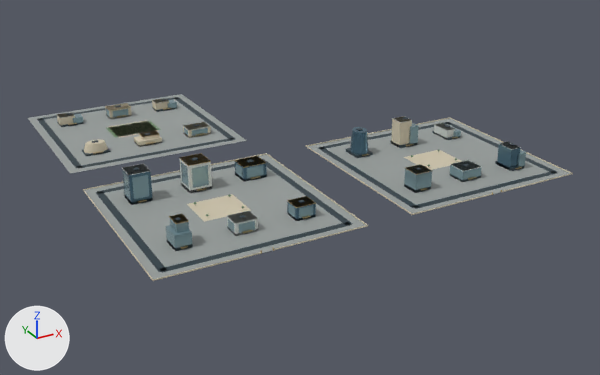
Two versions of the glTF model web/public/assets/3d/ampliworld/GC-CITY-2030/GC-TILE-11-13.glb, one commit apart.
Rendered twice from a 50 mm lens placed at (329.0, 686.0, 556.0), pointed at (1019.0, 1940.0, -71.0). Lighting does not change. The marker at lower left points along +X, +Y and +Z. The first picture is the older version. Where no turn or scale is listed for an object, it has been applied to the vertices. Vertices at exactly the same position are counted once.

The older version as bpy lines, for what is in view:
```python
ob_gc_tile_11_13_blue = bpy.data.objects.new('GC-TILE-11-13-blue', me_mesh_9)
ob_gc_tile_11_13_blue.location = (0.0, 0.0, 0.0)
ob_gc_tile_11_13_dark = bpy.data.objects.new('GC-TILE-11-13-dark', me_mesh_1)
ob_gc_tile_11_13_dark.location = (0.0, 0.0, 0.0)
ob_gc_tile_11_13_glass = bpy.data.objects.new('GC-TILE-11-13-glass', me_mesh_3)
ob_gc_tile_11_13_glass.location = (0.0, 0.0, 0.0)
ob_gc_tile_11_13_gold = bpy.data.objects.new('GC-TILE-11-13-gold', me_mesh_5)
ob_gc_tile_11_13_gold.location = (0.0, 0.0, 0.0)
ob_gc_tile_11_13_ivory = bpy.data.objects.new('GC-TILE-11-13-ivory', me_mesh_2)
ob_gc_tile_11_13_ivory.location = (0.0, 0.0, 0.0)
ob_gc_tile_11_13_paving = bpy.data.objects.new('GC-TILE-11-13-paving', me_mesh_0)
ob_gc_tile_11_13_paving.location = (0.0, 0.0, 0.0)
ob_gc_tile_11_13_white = bpy.data.objects.new('GC-TILE-11-13-white', me_mesh_4)
ob_gc_tile_11_13_white.location = (0.0, 0.0, 0.0)
```
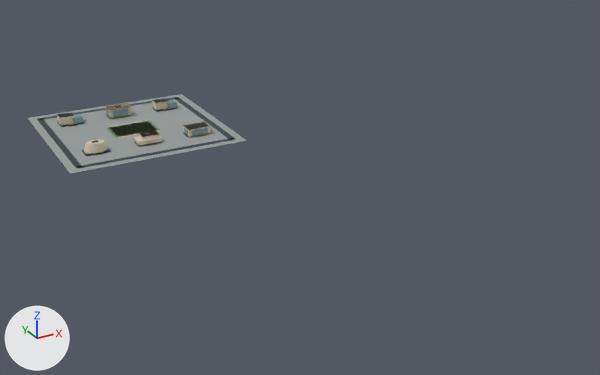
Boxes (x1, y1, x2, y2) around the edits, measured in the pictures (600 x 375 px):
'GC-TILE-11-13-paving', reshaped (60% narrower, 56% shorter): before (28, 94, 571, 279); after (28, 94, 247, 174)
'GC-TILE-11-13-dark', reshaped (62% narrower, 59% shorter): before (37, 97, 557, 273); after (37, 97, 235, 169)
'GC-TILE-11-13-ivory', reshaped (70% narrower, 70% shorter): before (57, 98, 573, 281); after (57, 98, 211, 153)
'GC-TILE-11-13-glass', reshaped (70% narrower, 75% shorter): before (73, 99, 526, 251); after (73, 99, 208, 136)
'GC-TILE-11-13-blue', deleted: before (122, 127, 520, 221)
'GC-TILE-11-13-white', reshaped: before (57, 98, 521, 236); after (57, 98, 211, 133)
'GC-TILE-11-13-gold', reshaped (70% narrower, 66% shorter): before (68, 103, 522, 254); after (68, 103, 205, 154)
part 1 of me_mesh_0, deleted: before (84, 154, 366, 279)
part 2 of me_mesh_0, deleted: before (307, 118, 571, 214)
part 3 of me_mesh_1, deleted: before (95, 117, 557, 273)
part 4 of me_mesh_2, deleted: before (83, 116, 573, 281)
part 5 of me_mesh_3, deleted: before (123, 123, 526, 251)
part 6 of me_mesh_4, deleted: before (122, 116, 521, 236)
part 7 of me_mesh_5, deleted: before (138, 137, 522, 254)

Patch to the scene script:
```diff
--- a/web/public/assets/3d/ampliworld/GC-CITY-2030/GC-TILE-11-13.glb.py
+++ b/web/public/assets/3d/ampliworld/GC-CITY-2030/GC-TILE-11-13.glb.py
@@ me_mesh_0 @@
-me_mesh_0.from_pydata(...)  # 24 vertices, 36 faces; spans x 621.0..1379.0, y 1621.0..2379.0, z 0.0
+me_mesh_0.from_pydata(...)  # 8 vertices, 12 faces; spans x 621.0..959.0, y 2041.0..2379.0, z 0.0
+# me_mesh_0 part 1: the loose piece of 8 vertices spanning x 621.0..959.0, y 1621.0..1959.0, z 0.0 is deleted
+# me_mesh_0 part 2: the loose piece of 8 vertices spanning x 1041.0..1379.0, y 1621.0..1959.0, z 0.0 is deleted
 me_mesh_0.materials.append(mat_paving)
@@ me_mesh_1 @@
-me_mesh_1.from_pydata(...)  # 384 vertices, 576 faces; spans x 636.0..1364.0, y 1636.0..2364.0, z 0.0..53.0
+me_mesh_1.from_pydata(...)  # 128 vertices, 192 faces; spans x 636.0..944.0, y 2056.0..2364.0, z 0.0..21.0
+# me_mesh_1 part 3: 32 loose pieces with 256 vertices, spanning x 636.0..1364.0, y 1636.0..1944.0, z 0.0..53.0, are deleted
 me_mesh_1.materials.append(mat_dark)
@@ me_mesh_2 @@
-me_mesh_2.from_pydata(...)  # 182 vertices, 280 faces; spans x 620.0..1380.0, y 1620.0..2316.0, z 0.0..50.0
+me_mesh_2.from_pydata(...)  # 78 vertices, 124 faces; spans x 668.0..912.0, y 2108.0..2316.0, z 0.0..20.0
+# me_mesh_2 part 4: 13 loose pieces with 104 vertices, spanning x 620.0..1380.0, y 1620.0..1960.0, z 0.0..50.0, are deleted
 me_mesh_2.materials.append(mat_ivory)
@@ me_mesh_3 @@
-me_mesh_3.from_pydata(...)  # 360 vertices, 540 faces; spans x 672.0..1325.0, y 1682.0..2317.0, z 0.0..46.0
+me_mesh_3.from_pydata(...)  # 80 vertices, 120 faces; spans x 693.0..913.0, y 2107.0..2317.0, z 0.0..17.0
+# me_mesh_3 part 5: 35 loose pieces with 280 vertices, spanning x 672.0..1325.0, y 1682.0..1902.0, z 0.0..46.0, are deleted
 me_mesh_3.materials.append(mat_glass)
@@ me_mesh_4 @@
-me_mesh_4.from_pydata(...)  # 184 vertices, 276 faces; spans x 667.0..1315.0, y 1684.0..2314.0, z 0.0..52.0
+me_mesh_4.from_pydata(...)  # 112 vertices, 168 faces; spans x 667.0..913.0, y 2107.0..2314.0, z 0.0..19.0
+# me_mesh_4 part 6: 9 loose pieces with 72 vertices, spanning x 672.0..1315.0, y 1684.0..1902.0, z 0.0..52.0, are deleted
 me_mesh_4.materials.append(mat_white)
@@ me_mesh_5 @@
-me_mesh_5.from_pydata(...)  # 364 vertices, 588 faces; spans x 670.0..1316.0, y 1620.0..2317.0, z 0.0..50.0
+me_mesh_5.from_pydata(...)  # 130 vertices, 216 faces; spans x 670.0..899.0, y 2104.0..2317.0, z 4.0..20.0
+# me_mesh_5 part 7: 24 loose pieces with 234 vertices, spanning x 683.0..1316.0, y 1620.0..1903.0, z 0.0..50.0, are deleted
 me_mesh_5.materials.append(mat_gold)
@@ ob_gc_tile_11_13_blue @@
-ob_gc_tile_11_13_blue = bpy.data.objects.new('GC-TILE-11-13-blue', me_mesh_9)
```
